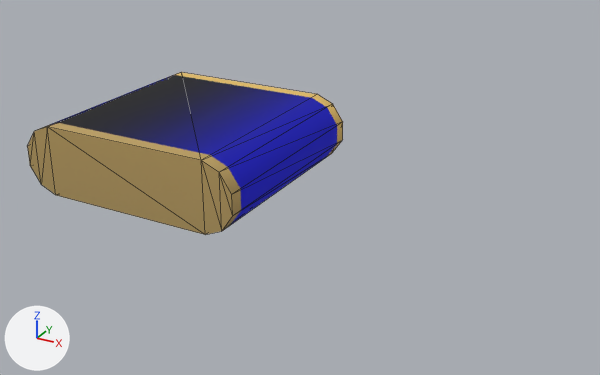
Renders of the glTF model dist/assets/models/conveyer.glb from each side of a commit.
Rendered twice from a 50 mm camera at (4.05, -5.43, 2.52) aimed at (1.08, -0.04, -0.17). The lights are fixed; the arrows at lower left show +X, +Y and +Z. Mesh edges are drawn as thin lines. Vertices at the same position are counted once.
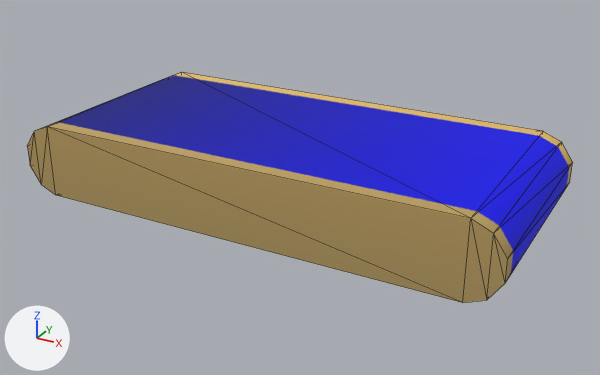
The newer file is also rescaled (x0.5), turned or shifted as a whole; pictures and numbers use the older file's frame.

Pixel boxes (x1, y1, x2, y2) of what changed, in the pictures (600 x 375 px; the box of a moved part takes in the faces that stretch with it):
'Cube', reshaped, surface changed (73% wider, 41% taller)
    before: (27, 72, 343, 235)
    after: (27, 72, 573, 303)
part 1 of me_cube_021, moved or reshaped
    before: (47, 72, 343, 235)
    after: (47, 72, 573, 303)
part 2 of me_cube_021, surface changed
    both: (27, 74, 176, 195)

Edits to the bpy script that builds the scene:
```text
Change me_cube_021:
    used by ob_cube; location = (0.0, 0.0, 0.0)
    remove me_cube_021.from_pydata(...)  # 24 vertices, 44 faces; spans x -1.0..1.0, y -0.9..0.9, z -0.3..0.3
    add me_cube_021.from_pydata(...)  # 24 vertices, 44 faces; spans x -1.0..3.0, y -0.9..0.9, z -0.3..0.3
    me_cube_021 part 1: all 12 vertices in x 0.75..1.0, y -0.9..0.9, z -0.3..0.3 are moved by (2.0, 0.0, 0.0)
    me_cube_021 part 2: texture (UV) coordinates of 44 of 44 faces, centred in x -1.0..1.0, y -0.9..0.9, z -0.3..0.3, changed; they spanned u 0.13..0.88, v 0.0..2.0 and now span u 0.08..0.92, v 0.0..1.0
```
